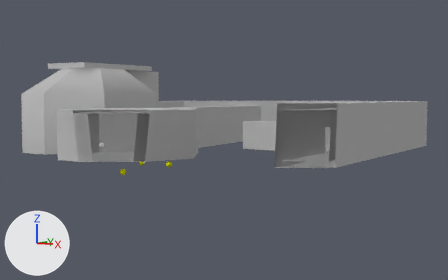
Two versions of the Blender file Blender Game/Interior Game.blend, one commit apart.
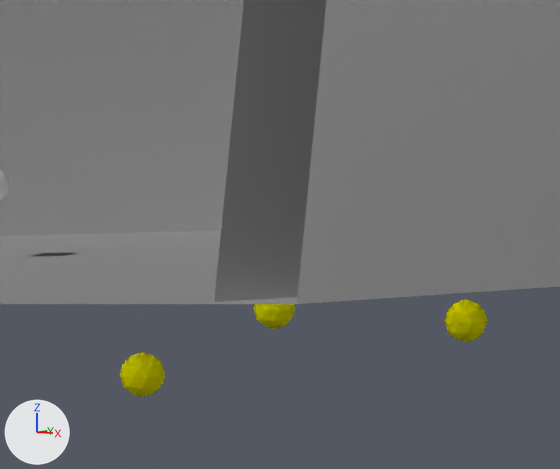
The first picture shows the older version from a camera (50 mm lens) standing at (95.8, -132.4, 12.3) and looking at (2.8, 12.7, 0.4). The close-ups show both versions on the part from 23% to 41% of the width and 42% to 66% of the height of that picture; other places that the commit changed are outside them. Lighting does not change. The marker at lower left points along +X, +Y and +Z. Everything nearer to the camera than a plane just in front of the edit is cut away.

Script lines for the objects in view, before the commit:
```python
me_icosphere_013 = bpy.data.meshes.new('Icosphere.013')
me_icosphere_013.from_pydata(...)  # an icosphere of 80 faces spanning x -0.95..0.95, y -1.0..1.0, z -1.0..1.0; an icosphere of 80 faces spanning x -0.95..0.95, y -1.0..1.0, z -1.0..1.0
me_icosphere_013.materials.append(mat_material_002)  # yellow #ffff00
ob_halo_013 = bpy.data.objects.new('Halo.013', me_icosphere_013)
ob_halo_013.parent = ob_vanity_007
ob_halo_013.matrix_parent_inverse = Matrix(((-2.159, 0.0, 0.0, 60.44), (0.0, 0.0, 2.159, 1.111), (0.0, 2.159, 0.0, 66.82), (0.0, 0.0, 0.0, 1.0)))
ob_halo_013.location = (28.0, -31.0, 0.655)
ob_halo_013.rotation_euler = (0.0, 0.0, 1.571)  # degrees (0, 0, 90)
ob_halo_013.scale = (0.786, 0.786, 0.786)
ob_turretbase_005 = bpy.data.objects.new('TurretBase.005', None)
ob_turretbase_005.location = (-10.76, -6.283, -4.914)
ob_turretbase_006 = bpy.data.objects.new('TurretBase.006', None)
ob_turretbase_006.location = (-1.603, -6.41, -4.835)
ob_turretbase_007 = bpy.data.objects.new('TurretBase.007', None)
ob_turretbase_007.location = (-6.591, -18.28, -5.925)
# also in view: 'Halo.012' at (-1.6, -6.5, -4.9); 'Interior Level' at (-8.1, 6.3, 9.4); 'Halo.011' at (-10.8, -6.3, -5.0)
```
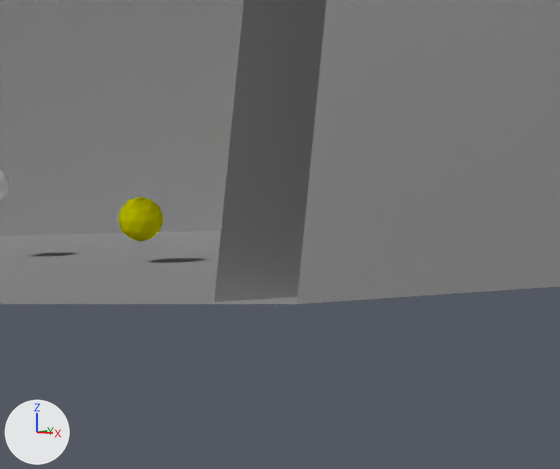
ob_turretbase_007 is not drawn itself; it is the parent of ob_vanity_007.
ob_turretbase_006 is not drawn itself; it is the parent of ob_vanity_006.
ob_turretbase_005 is not drawn itself; it is the parent of ob_vanity_005.

Where the change shows, as pixel boxes (x1, y1, x2, y2) in the close-ups (560 x 469 px):
'Halo.013', moved
    before: (120, 352, 165, 397)
    after: (118, 196, 164, 241)
'Halo.012', moved (not visible afterwards)
    before: (444, 299, 488, 342)
'Halo.011', moved (not visible afterwards)
    before: (253, 304, 295, 329)

Diff of the bpy script that builds the scene:
```diff
--- a/Blender Game/Interior Game.blend.py
+++ b/Blender Game/Interior Game.blend.py
@@ ob_turretbase_007 @@
 ob_turretbase_007 = bpy.data.objects.new('TurretBase.007', None)
-ob_turretbase_007.location = (-6.591, -18.28, -5.925)
+ob_turretbase_007.location = (-6.591, -18.28, -0.499)
@@ ob_turretbase_006 @@
 ob_turretbase_006 = bpy.data.objects.new('TurretBase.006', None)
-ob_turretbase_006.location = (-1.603, -6.41, -4.835)
+ob_turretbase_006.location = (-1.603, -6.41, 0.0543)
@@ ob_turretbase_005 @@
 ob_turretbase_005 = bpy.data.objects.new('TurretBase.005', None)
-ob_turretbase_005.location = (-10.76, -6.283, -4.914)
+ob_turretbase_005.location = (-10.76, -6.283, 0.635)
```
